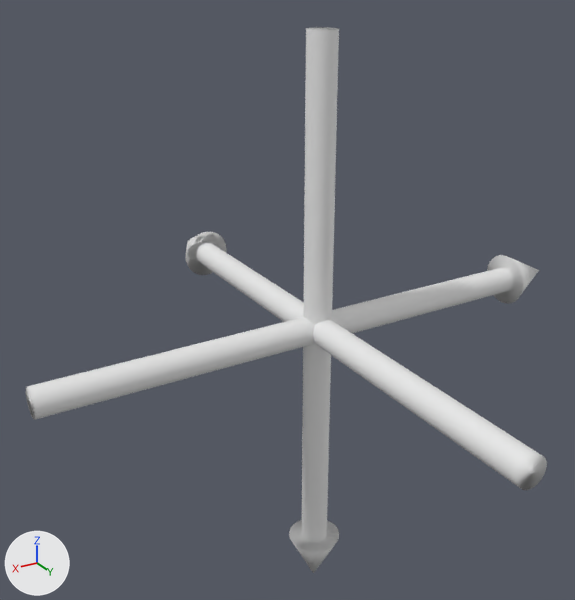
What one commit did to the COLLADA model data/gizmo_translate.dae.
The view is the same before and after, from a 50 mm camera at (0.699, 1.063, 0.599) aimed at (0.016, -0.077, 0.029). Arrows for +X, +Y and +Z are at lower left; the lights stay in place.

Script lines for the objects in view, before the commit:
```python
me_cylinder_003 = bpy.data.meshes.new('Cylinder.003')
me_cylinder_003.from_pydata(...)  # a 32-sided cone pointing to +z spanning x -2.0..2.0, y -2.0..2.0, z 0.9..1.1; a 32-sided cylinder along z spanning x -1.0..1.0, y -1.0..1.0, z -1.0..1.0
me_cylinder_004 = bpy.data.meshes.new('Cylinder.004')
me_cylinder_004.from_pydata(...)  # a 32-sided cone pointing to +z spanning x -2.0..2.0, y -2.0..2.0, z 0.9..1.1; a 32-sided cylinder along z spanning x -1.0..1.0, y -1.0..1.0, z -1.0..1.0
me_cylinder_005 = bpy.data.meshes.new('Cylinder.005')
me_cylinder_005.from_pydata(...)  # a 32-sided cone pointing to +z spanning x -2.0..2.0, y -2.0..2.0, z 0.9..1.1; a 32-sided cylinder along z spanning x -1.0..1.0, y -1.0..1.0, z -1.0..1.0
ob_x = bpy.data.objects.new('x', me_cylinder_005)
ob_x.location = (0.0, 0.0, 0.0)
ob_x.rotation_euler = (3.142, 1.571, 0.0)  # degrees (180, 90, 0)
ob_x.scale = (0.025, 0.025, 0.5)
ob_y = bpy.data.objects.new('y', me_cylinder_004)
ob_y.location = (0.0, 0.0, 0.0)
ob_y.rotation_euler = (0.0, -3.142, 0.0)  # degrees (0, -180, 0)
ob_y.scale = (0.025, 0.025, 0.5)
ob_z = bpy.data.objects.new('z', me_cylinder_003)
ob_z.location = (0.0, 0.0, 0.0)
ob_z.rotation_euler = (-1.571, 0.0, -3.142)  # degrees (-90, 0, -180)
ob_z.scale = (0.025, 0.025, 0.5)
```
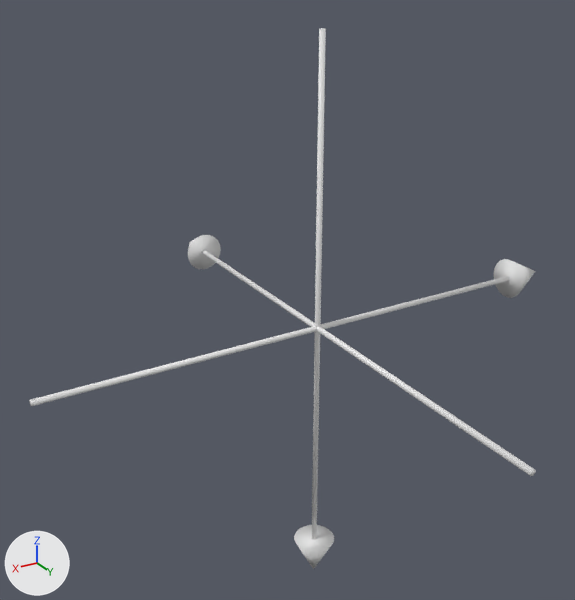
Diff of the bpy script that builds the scene:
```diff
--- a/data/gizmo_translate.dae.py
+++ b/data/gizmo_translate.dae.py
@@ me_cylinder_003 @@
 me_cylinder_003.from_pydata(...)  # 97 vertices, 186 faces; spans x -2.0..2.0, y -2.0..2.0, z -1.0..1.1
 # used by ob_z; location = (0.0, 0.0, 0.0); rotation_euler = (-1.571, 0.0, -3.142), in degrees (-90, 0, -180); scale = (0.025, 0.025, 0.5)
+# me_cylinder_003 part 5: a new loose piece, a 32-sided cone pointing to +z spanning x -1.0..1.0, y -1.0..1.0, z 11.5..13.5
+# me_cylinder_003 part 6: a new loose piece, a 32-sided cylinder along z spanning x -0.12..0.12, y -0.12..0.12, z -12.5..12.5
+# me_cylinder_003 part 7: the loose piece of 64 vertices spanning x -1.0..1.0, y -1.0..1.0, z -1.0..1.0 is deleted
+# me_cylinder_003 part 8: the loose piece of 33 vertices spanning x -2.0..2.0, y -2.0..2.0, z 0.9..1.1 is deleted
@@ me_cylinder_004 @@
 me_cylinder_004.from_pydata(...)  # 97 vertices, 186 faces; spans x -2.0..2.0, y -2.0..2.0, z -1.0..1.1
 # used by ob_y; location = (0.0, 0.0, 0.0); rotation_euler = (0.0, -3.142, 0.0), in degrees (0, -180, 0); scale = (0.025, 0.025, 0.5)
+# me_cylinder_004 part 1: a new loose piece, a 32-sided cone pointing to +z spanning x -1.0..1.0, y -1.0..1.0, z 11.5..13.5
+# me_cylinder_004 part 2: a new loose piece, a 32-sided cylinder along z spanning x -0.12..0.12, y -0.12..0.12, z -12.5..12.5
+# me_cylinder_004 part 3: the loose piece of 64 vertices spanning x -1.0..1.0, y -1.0..1.0, z -1.0..1.0 is deleted
+# me_cylinder_004 part 4: the loose piece of 33 vertices spanning x -2.0..2.0, y -2.0..2.0, z 0.9..1.1 is deleted
@@ me_cylinder_005 @@
 me_cylinder_005.from_pydata(...)  # 97 vertices, 186 faces; spans x -2.0..2.0, y -2.0..2.0, z -1.0..1.1
 # used by ob_x; location = (0.0, 0.0, 0.0); rotation_euler = (3.142, 1.571, 0.0), in degrees (180, 90, 0); scale = (0.025, 0.025, 0.5)
+# me_cylinder_005 part 9: a new loose piece, a 32-sided cone pointing to +z spanning x -1.0..1.0, y -1.0..1.0, z 11.5..13.5
+# me_cylinder_005 part 10: a new loose piece, a 32-sided cylinder along z spanning x -0.12..0.12, y -0.12..0.12, z -12.5..12.5
+# me_cylinder_005 part 11: the loose piece of 64 vertices spanning x -1.0..1.0, y -1.0..1.0, z -1.0..1.0 is deleted
+# me_cylinder_005 part 12: the loose piece of 33 vertices spanning x -2.0..2.0, y -2.0..2.0, z 0.9..1.1 is deleted
@@ ob_z @@
 ob_z.location = (0.0, 0.0, 0.0)
-ob_z.rotation_euler = (-1.571, 0.0, -3.142)  # degrees (-90, 0, -180)
-ob_z.scale = (0.025, 0.025, 0.5)
+ob_z.rotation_euler = (1.571, 0.0, 0.0)  # degrees (90, 0, 0)
+ob_z.scale = (0.04, 0.04, 0.04)
@@ ob_y @@
 ob_y.rotation_euler = (0.0, -3.142, 0.0)  # degrees (0, -180, 0)
-ob_y.scale = (0.025, 0.025, 0.5)
+ob_y.scale = (0.04, 0.04, 0.04)
@@ ob_x @@
 ob_x.rotation_euler = (3.142, 1.571, 0.0)  # degrees (180, 90, 0)
-ob_x.scale = (0.025, 0.025, 0.5)
+ob_x.scale = (0.04, 0.04, 0.04)
```

What differs and where, as boxes [x1, y1, x2, y2] in the pictures (575 x 600 px):
'y', reshaped, rescaled (20% narrower): before [289, 27, 339, 573]; after [294, 28, 334, 569]
'x', reshaped, rescaled (11% shorter): before [26, 255, 539, 420]; after [29, 259, 536, 406]
'z', reshaped, turned, rescaled: before [186, 232, 547, 490]; after [188, 235, 536, 476]
part 1 of me_cylinder_004, added: after [294, 525, 334, 569]
part 2 of me_cylinder_004, added: after [312, 28, 326, 540]
part 3 of me_cylinder_004, deleted: before [302, 27, 339, 542]
part 4 of me_cylinder_004, deleted: before [289, 520, 339, 573]
part 5 of me_cylinder_003, added: after [188, 235, 221, 269]
part 6 of me_cylinder_003, added: after [202, 250, 536, 476]
part 7 of me_cylinder_003, deleted: before [196, 243, 547, 490]
part 8 of me_cylinder_003, deleted: before [186, 232, 227, 275]
part 9 of me_cylinder_005, added: after [494, 259, 536, 298]
part 10 of me_cylinder_005, added: after [29, 276, 510, 406]
part 11 of me_cylinder_005, deleted: before [26, 267, 513, 420]
part 12 of me_cylinder_005, deleted: before [487, 255, 539, 304]
